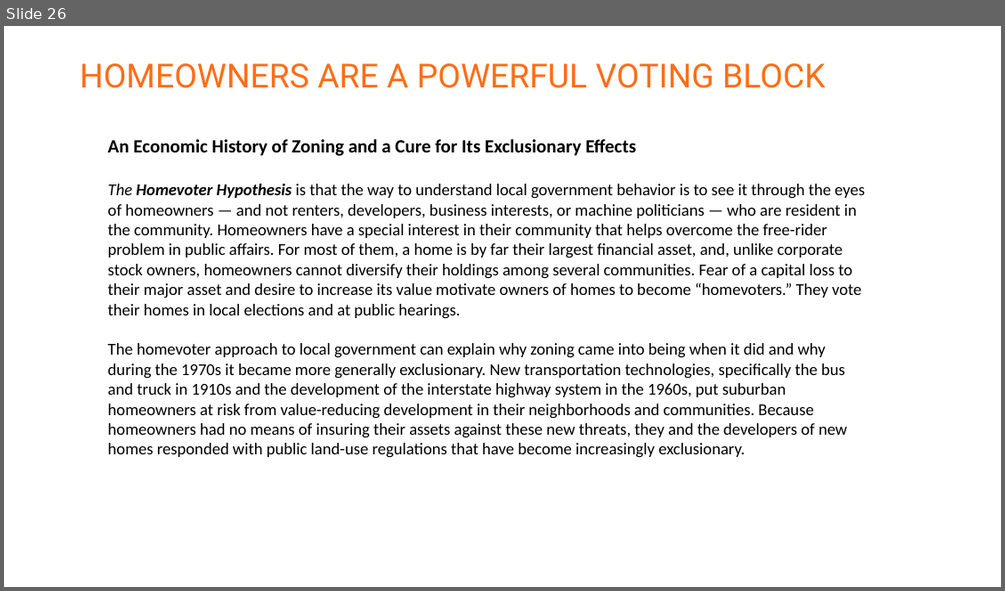
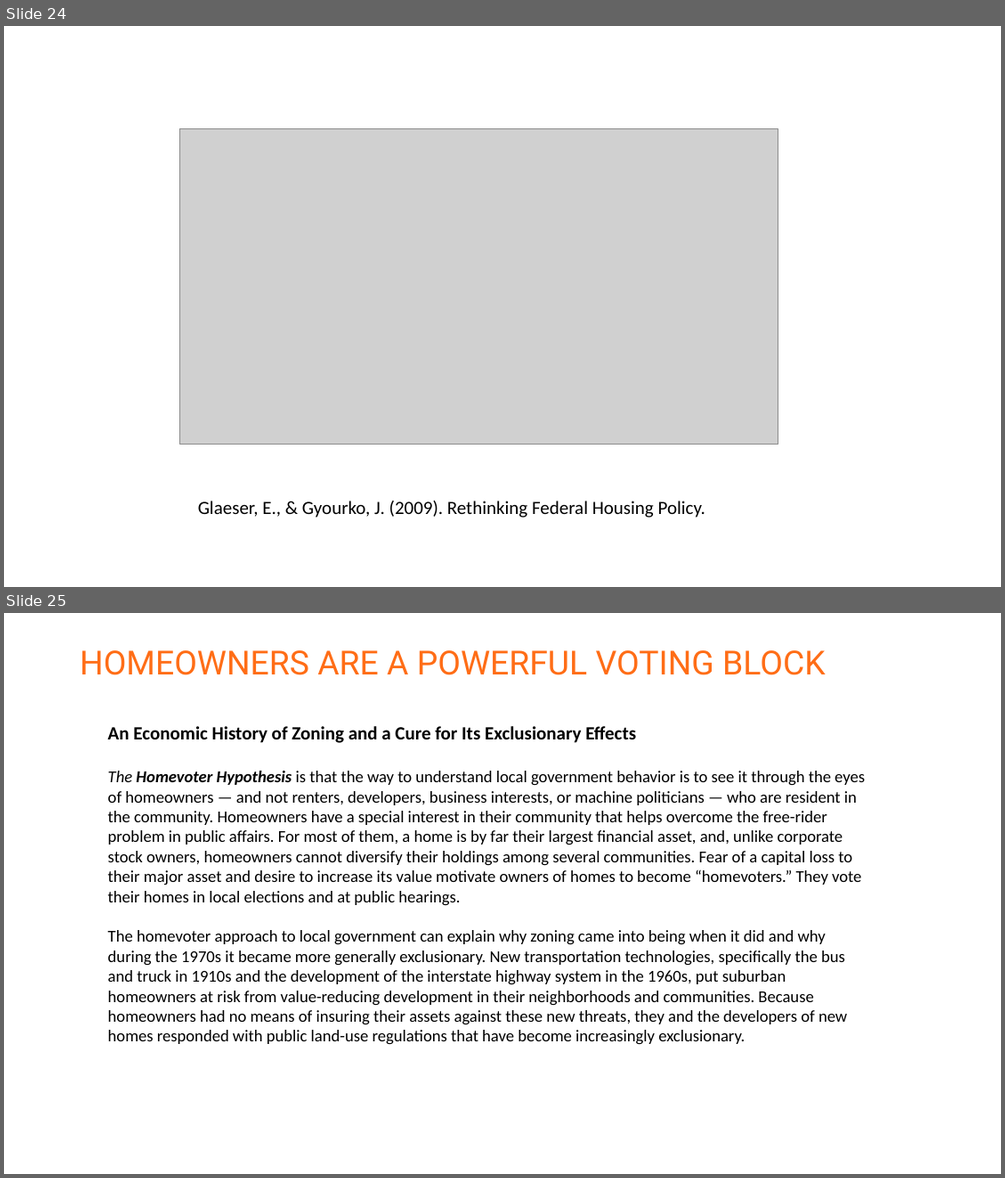
Before and after one commit to DS4PS/cpp-528-spr-2020, a slide deck: lectures/NMTC-and-LIHTC-overview.pptx. Shown one above the other, each under a label of ours: slide 26 before the commit, slides 24 and 25 after it. The pictures are 1005x591 and 1005x1178 pixels, drawn with LibreOffice and Linux fonts; fonts in the diff are those of the drawing; grey boxes stand for pictures. Boxes give left, top, right and bottom in pixels: in the first picture for what was removed or moved away, otherwise in the second. Text is boxed around its words. In the diff, an @@ line names an element or a change of style, - is before the commit and + after.

```diff
--- a/lectures/NMTC-and-LIHTC-overview.pptx
+++ b/lectures/NMTC-and-LIHTC-overview.pptx
@@ slide 24 added at (4, 26, 1001, 587), background #FFFFFF @@
@@ picture added at (179, 128, 778, 443) @@
@@ text added at (198, 500, 705, 517), 18 pt, text #000000 @@
+Glaeser, E., & Gyourko, J. (2009). Rethinking Federal Housing Policy.
@@ what was slide 26 is now slide 25 @@
```
Also in this commit, not shown: 1 slide removed, 3 other files.
